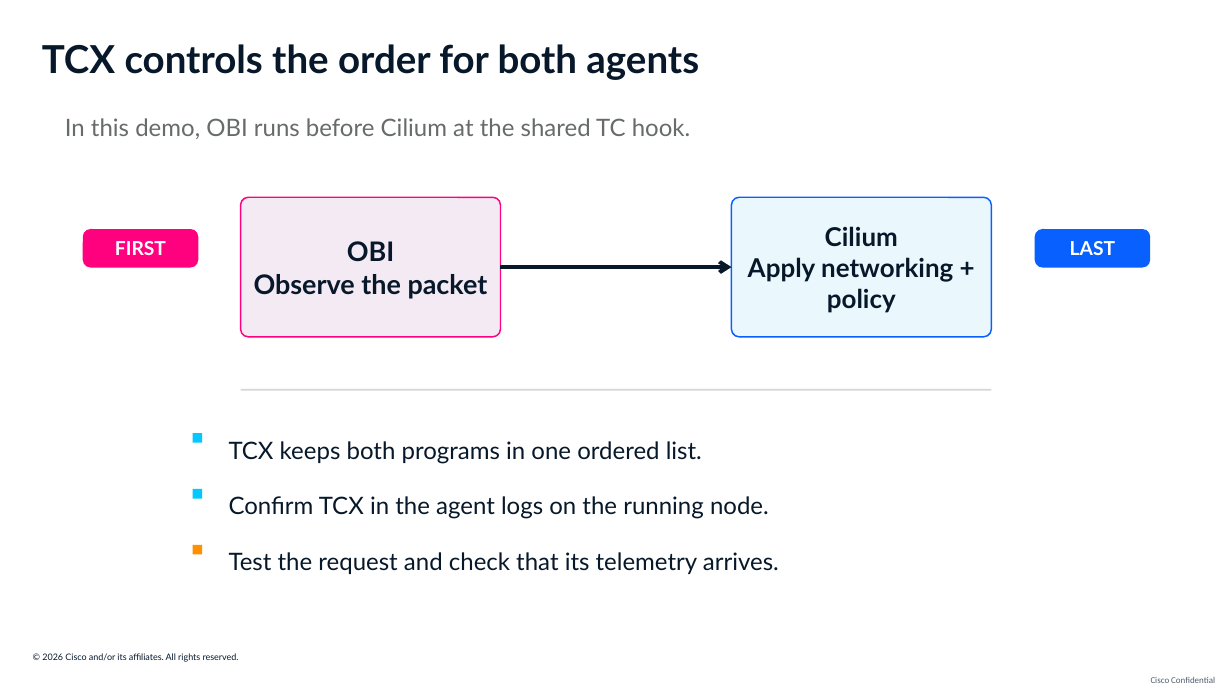
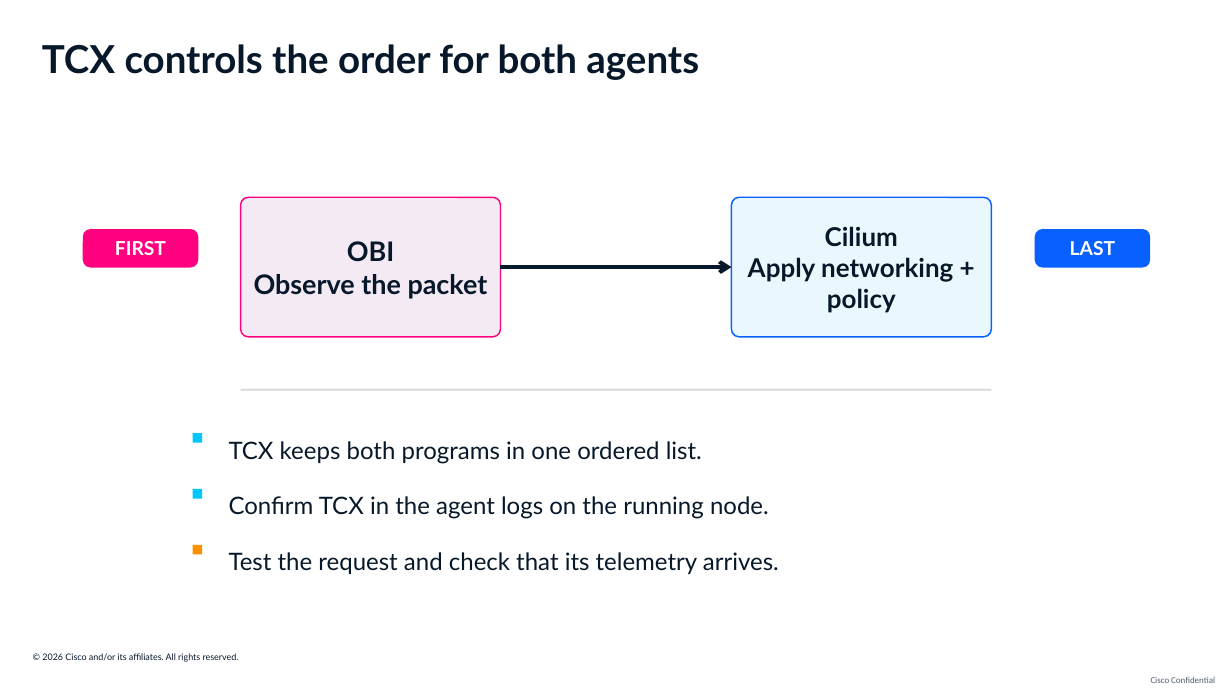
Before and after one commit to ajimenez1503/cilium-obi-demo, a slide deck: slide 12 of slides/cilium-obi-session-deck-latest.pptx. Drawn at 1232x693 pixels with LibreOffice and Linux fonts; fonts in the diff are those of the drawing; background and template pictures are left out. Boxes give left, top, right and bottom in pixels: in the first picture for what was removed or moved away, otherwise in the second. Text is boxed around its words. In the diff, an @@ line names an element or a change of style, - is before the commit and + after.

```diff
--- a/slides/cilium-obi-session-deck-latest.pptx
+++ b/slides/cilium-obi-session-deck-latest.pptx
@@ text removed at <box>65,118,690,139</box> @@
-In this demo, OBI runs before Cilium at the shared TC hook.
```
Also in this commit, not shown: 1 other slide changed.
